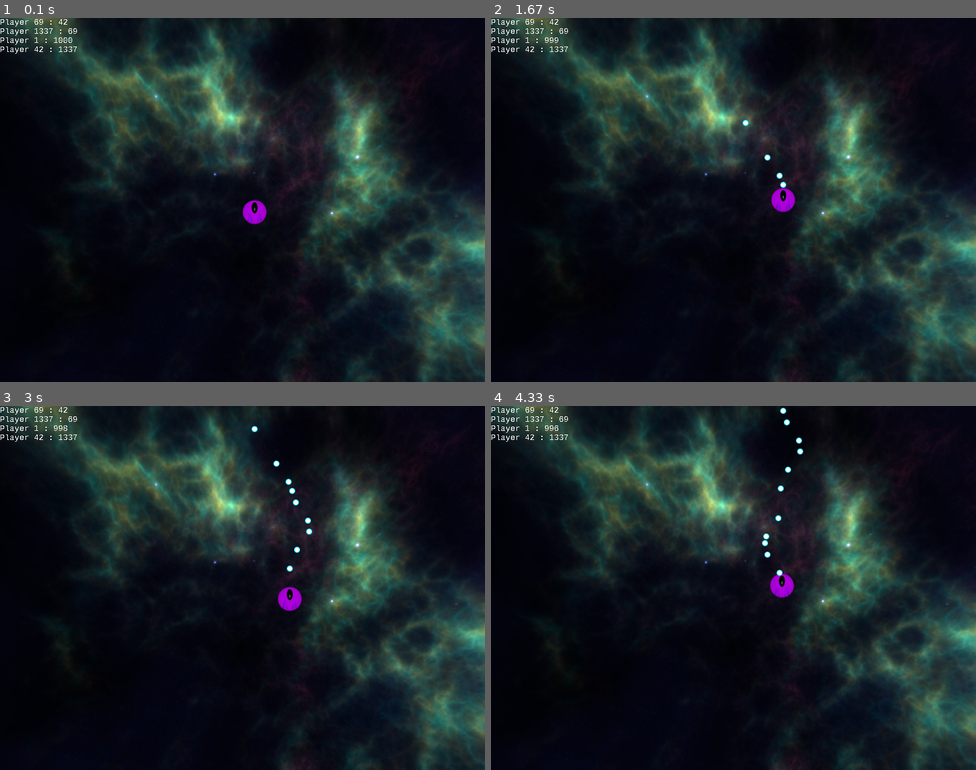
Above: before the commit, frames 1-4 (two rows, left to right).
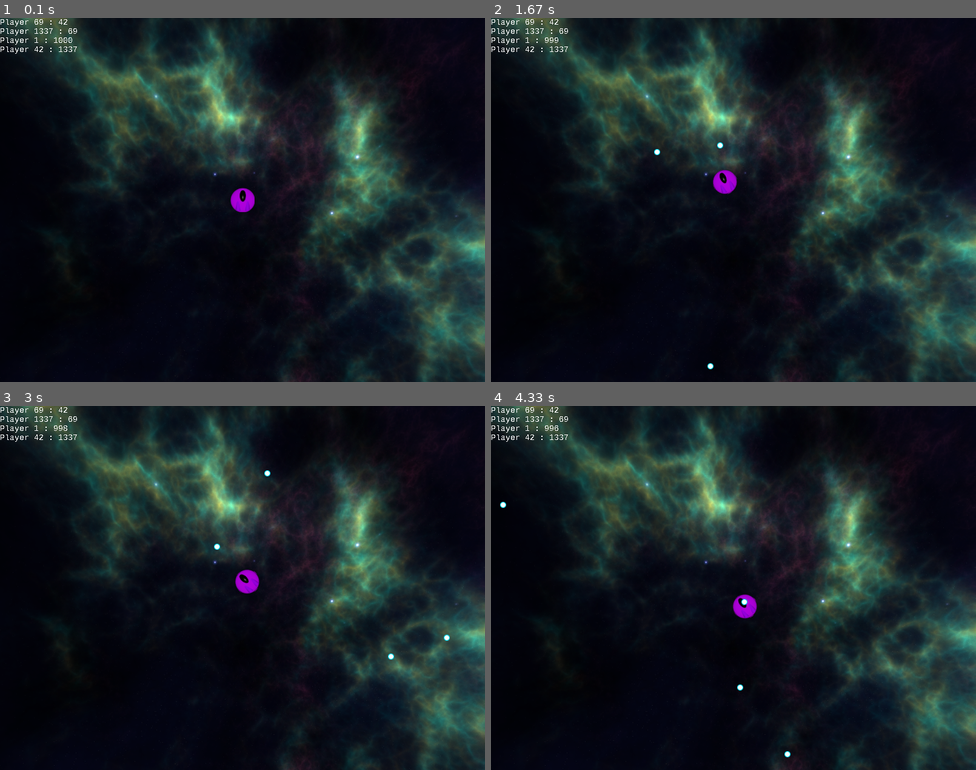
Above: after the commit, the same moments.

Repository: LostOxygen/ReMu-Agent-Env
Game: pygame game, started from main.py
The game is run twice, just before and just after one commit, with the same random seed, the same clock (stepped at 60 frames per second) and the same inputs.
Inputs:
- Up to frame 1 (0.1 s): no input
- Up to frame 2 (1.67 s): hold Space 0.33-0.8 s; hold Right 0.33-0.8 s; hold Right 0.83-1.3 s; tap Space at 0.9, 1.2, 1.4 s; hold Up 1.33-1.63 s
- Up to frame 3 (3 s): hold Right 1.67-2.13 s; tap Space at 1.73, 2.03, 2.23, 2.53, 2.8 s; hold Left 2.17-2.7 s; hold Down from 2.73 s (still down)
- Up to frame 4 (4.33 s): release Down at 3.03 s; hold Left 3.07-3.47 s; tap Space at 3.13, 3.43, 3.57, 3.97, 4.27 s; hold Up 3.5-3.87 s; hold Right from 3.9 s (still down)

The runs differ from the first frame. In frame 1, 0.4% of the frame differs, in the area x 47-55%, y 46-57%; in frame 2, 0.6%; in frame 3, 0.7%; in frame 4, 0.8%, in the area x 1-65%, y 0-97%.

Commit message:
manually merged rotation changes and reverted draw changes

Diff:
--- a/AI Wars/Action.py
+++ /dev/null
@@ -1,9 +0,0 @@
-from enum import Enum
-
-
-class Action(Enum):
-    LEFT = 0
-    FORWARD = 1
-    RIGHT = 2
-    BACKWARDS = 3
-    SHOOT = 4
--- a/AI Wars/Bullet.py
+++ /dev/null
@@ -1,21 +0,0 @@
-import pygame
-from pygame.math import Vector2
-from Utils import load_sprite
-
-
-class Bullet():
-    def __init__(self, x, y, height, width, sprite, velocity: Vector2):
-        self.x = x
-        self.y = y
-        self.height = height
-        self.width = width
-        self.sprite = sprite
-        self.velocity = velocity
-
-    def move(self):
-        self.x = self.x + self.velocity.x
-        self.y = self.y + self.velocity.y
-
-    def draw(self, surface):
-        bullet_position = pygame.Rect(self.x, self.y, self.height, self.width)
-        surface.blit(self.sprite, (self.x, self.y))
--- a/AI Wars/Spaceship.py
+++ /dev/null
@@ -1,63 +0,0 @@
-import pygame
-from pygame.math import Vector2
-from Action import Action
-from Bullet import Bullet
-from Utils import load_sprite
-
-UP = Vector2(0, -1)
-
-
-class Spaceship():
-
-    def __init__(self, x: float, y: float, height, width, sprite, bullet_append_func, surface):
-        self.x = x
-        self.y = y
-        self.height = height
-        self.width = width
-        self.sprite = sprite
-        self.bullet_append = bullet_append_func  # self.bullet == self.Bullets.append
-        self.direction = Vector2(UP)
-        self.surface = surface
-        self.velocity = 2
-        self.position = Vector2(self.x, self.y)
-        self.ACCELERATION = 0.9
-
-    def draw(self, surface) -> None:
-        # player_rec = pygame.Rect(self.x, self.y, self.height, self.width)
-        # surface.blit(self.sprite, (self.x, self.y))
-        angle = self.direction.angle_to(UP)
-        rotated_surface = pygame.transform.rotozoom(self.sprite, angle, 1.0)
-        rotated_surface_size = Vector2(rotated_surface.get_size())
-        blit_position = Vector2(self.x, self.y) - rotated_surface_size * 0.5
-        surface.blit(rotated_surface, blit_position)
-
-    def rotate(self, clockwise=True):
-        sign = 1 if clockwise else -1
-        angle = 3 * sign
-        self.direction.rotate_ip(angle)
-
-    def move(self, action):
-
-        if action == Action.FORWARD and self.y - self.velocity > 0:
-            #self.y -= self.velocity
-            self.y += self.direction.y * self.ACCELERATION
-            self.x += self.direction.x * self.ACCELERATION
-
-        if action == Action.BACKWARDS and self.y + self.velocity < \
-                (self.surface.get_height() - self.height):
-            self.y -= self.direction.y * self.ACCELERATION
-            self.x -= self.direction.x * self.ACCELERATION
-
-        if action == Action.RIGHT and self.x + self.velocity < \
-                (self.surface.get_width() - self.width):
-            self.rotate(clockwise=True)
-
-        if action == Action.LEFT and self.x - self.velocity > 0:
-            self.rotate(clockwise=False)
-
-    def shoot(self):
-        bullet_velocity = self.direction * 3
-        bullet = Bullet(self.x, self.y, self.height, self.width,
-                        load_sprite("bullet"), bullet_velocity)
-        self.bullet_append(bullet)
-        print("shots fired")
--- a/AI Wars/Utils.py
+++ /dev/null
@@ -1,32 +0,0 @@
-from pygame.image import load
-from pygame.math import Vector2
-import random
-
-
-def load_sprite(name, with_alpha=True):
-    path = f"/Users/ibrahimmahameed/Desktop/AI Wars/{name}.png"
-    loaded_sprite = load(path)
-
-    if with_alpha:
-        return loaded_sprite.convert_alpha()
-    else:
-        return loaded_sprite.convert()
-
-
-def wrap_position(position, surface):
-    x, y = position
-    w, h = surface.get_size()
-    return Vector2(x % w, y % h)
-
-
-def get_random_position(surface):
-    return Vector2(
-        random.randrange(surface.get_width()),
-        random.randrange(surface.get_height()),
-    )
-
-
-def get_random_velocity(min_speed, max_speed):
-    speed = random.randint(min_speed, max_speed)
-    angle = random.randrange(0, 360)
-    return Vector2(speed, 0).rotate(angle)
--- a/AI Wars/main.py
+++ /dev/null
@@ -1,71 +0,0 @@
-import pygame
-from Utils import get_random_velocity, load_sprite, wrap_position, get_random_position
-from pygame.math import Vector2
-from Spaceship import Spaceship
-from Bullet import Bullet
-from Action import Action
-
-
-class AI_Wars:
-
-    def __init__(self):
-
-        pygame.init()
-        self.screen = pygame.display.set_mode((800, 600))
-        self.clock = pygame.time.Clock()
-        self.background = load_sprite("space", False)
-        self.bullets = []
-        self.spaceship = Spaceship(400, 300, 40, 40, load_sprite(
-            "spaceship"), self.bullets.append, self.screen)
-        #BORDER = pygame.Rect(800, 600)
-
-    def main_loop(self):
-        while True:
-            self._handle_input()
-            self._process_game_logic()
-            self._draw()
-
-    def _handle_input(self):
-        for event in pygame.event.get():
-            if event.type == pygame.QUIT or (event.type == pygame.KEYDOWN and event.key == pygame.K_ESCAPE):
-                quit()
-            elif (
-                self.spaceship
-                and event.type == pygame.KEYDOWN
-                and event.key == pygame.K_SPACE
-            ):
-                self.spaceship.shoot()
-
-        is_key_pressed = pygame.key.get_pressed()
-
-        if is_key_pressed[pygame.K_UP]:
-            self.spaceship.move(Action.FORWARD)
-
-        if is_key_pressed[pygame.K_DOWN]:
-            self.spaceship.move(Action.BACKWARDS)
-
-        if is_key_pressed[pygame.K_RIGHT]:
-            self.spaceship.move(Action.RIGHT)
-
-        if is_key_pressed[pygame.K_LEFT]:
-            self.spaceship.move(Action.LEFT)
-
-    def _draw(self):
-        self.screen.blit(self.background, (0, 0))
-        self.spaceship.draw(self.screen)
-
-        for bullet in self.bullets:
-            bullet.draw(self.screen)
-
-        print("spacehshit drawn")
-        pygame.display.flip()
-        self.clock.tick(75)
-
-    def _process_game_logic(self):
-        for bullet in self.bullets:
-            bullet.move()
-
-
-if __name__ == "__main__":
-    AI_WARS = AI_Wars()
-    AI_WARS.main_loop()
--- a/ai_wars/bullet.py
+++ b/ai_wars/bullet.py
@@ -18,3 +18,6 @@
 		"""public method to move the bullet"""
 		self.x = self.x + self.velocity.x
 		self.y = self.y + self.velocity.y
+
+	def draw(self, surface: pygame.Surface) -> None:
+		surface.blit(self.sprite, (self.x, self.y))
--- a/ai_wars/game_class.py
+++ b/ai_wars/game_class.py
@@ -42,21 +42,18 @@
 	def main_loop(self) -> None:
 		"""main loop for input handling, game logic and rendering"""
 		while True:
-			self.delta_time = self.clock.tick()
+			self.delta_time = self.clock.tick(144)
 			self.time_elapsed_since_last_action += self.delta_time
 
 			self._handle_events()
 			self._process_game_logic()
 			self._draw()
 
-			self.clock.tick(75)
-
 	def _handle_events(self) -> None:
 		"""Private helper method to listen for and process input via
 			pygame events
 		"""
 		for event in pygame.event.get():
-			print(event)
 			match event:
 				# check if the game should be closed
 				case event if event.type == pygame.QUIT or \
@@ -70,7 +67,6 @@
 
 				# decrease the score of the players (event gets fired every second)
 				case _ if event.type == pygame.USEREVENT+0:
-					print("hello")
 					for spaceship in self.spaceships:
 						spaceship.score -= 1
 
@@ -102,7 +98,8 @@
 		self.screen.blit(self.background, (0, 0))
 
 		# draw the spaceship
-		self.screen.blit(self.spaceship.sprite, (self.spaceship.x, self.spaceship.y))
+		for spaceship in self.spaceships:
+			spaceship.draw(self.screen)
 
 		# rendering loop to draw all bullets
 		for bullet in self.bullets:
@@ -114,8 +111,7 @@
 				self.bullets.remove(bullet)
 				del bullet
 			else:
-				self.screen.blit(bullet.sprite, (bullet.x, bullet.y))
-
+				bullet.draw(self.screen)
 
 		# draw leaderboard
 		self._draw_leaderboard(self.screen)
--- a/ai_wars/spaceship.py
+++ b/ai_wars/spaceship.py
@@ -29,22 +29,26 @@
 		self.velocity = 2
 		self.score = 1000 # start with a score of 1000 and reduce over time and per hit
 		self.name = name # name is equivalent to an player ID
+		self.acceleration = 0.9
+		self.draw_position = Vector2() # position where the spaceship gets drawn
 
 	def move(self, action: EnumAction) -> None:
 		"""public method to move the ship in the direction of the action"""
 		if action == EnumAction.FORWARD and self.y - self.velocity > 0:
-			self.y -= self.velocity
+			self.y += self.direction.y * self.acceleration
+			self.x += self.direction.x * self.acceleration
 
 		if action == EnumAction.BACKWARDS and self.y + self.velocity < \
 				(self.surface.get_height() - self.height):
-			self.y += self.velocity
+			self.y -= self.direction.y * self.acceleration
+			self.x -= self.direction.x * self.acceleration
 
 		if action == EnumAction.RIGHT and self.x + self.velocity < \
 				(self.surface.get_width() - self.width):
-			self.x += self.velocity
+			self.rotate(clockwise=True)
 
 		if action == EnumAction.LEFT and self.x - self.velocity > 0:
-			self.x -= self.velocity
+			self.rotate(clockwise=False)
 
 	def shoot(self) -> None:
 		"""public method to create a bullet and append it to the bullet list"""
@@ -56,3 +60,19 @@
 	def got_hit(self) -> None:
 		"""public method to decrease the score, everytime the ship got hit"""
 		self.score -= 10
+
+	def rotate(self, clockwise=True) -> None:
+		"""public method to rotate the ship in clockwise direction"""
+		# rotate the direction vector
+		sign = 1 if clockwise else -1
+		angle = 3 * sign
+		self.direction.rotate_ip(angle)
+
+	def draw(self, surface: pygame.Surface) -> None:
+		# player_rec = pygame.Rect(self.x, self.y, self.height, self.width)
+		# surface.blit(self.sprite, (self.x, self.y))
+		angle = self.direction.angle_to(UP)
+		rotated_surface = pygame.transform.rotozoom(self.sprite, angle, 1.0)
+		rotated_surface_size = Vector2(rotated_surface.get_size())
+		blit_position = Vector2(self.x, self.y) - rotated_surface_size * 0.5
+		surface.blit(rotated_surface, blit_position)
